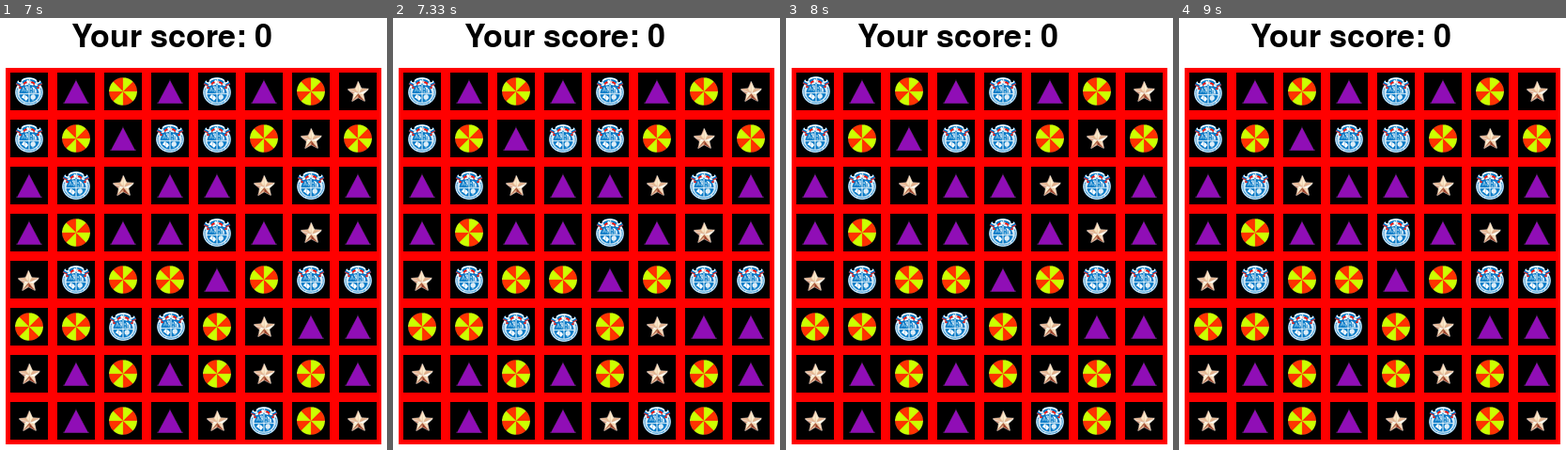
Above: before the commit, frames 1-4 (left to right).
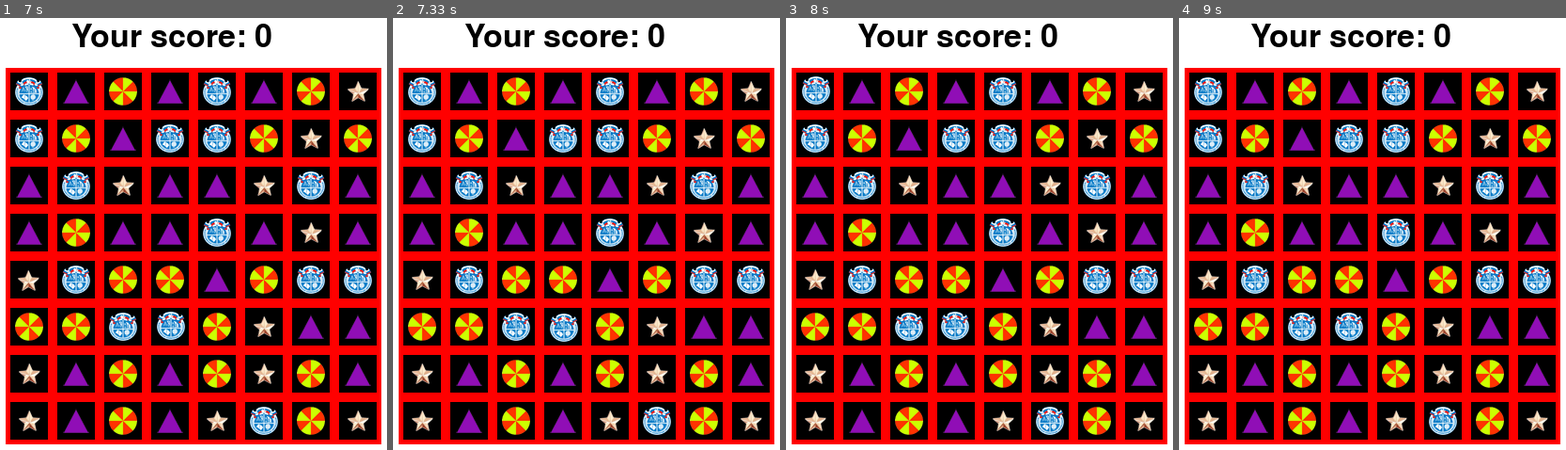
Above: after the commit, the same moments.

Repository: kbogomolov95/ProjectPyGame
Game: pygame game, started from ui.py
Same seed, same stepped clock (60 frames per second), same inputs: the game is played once before the commit and once after it.
Inputs (mouse positions are in pixels of both pictures, inside the frame that each line leads up to):
- Up to frame 1 (7 s): press the mouse at (243, 246) at 0.37 s; move the mouse to (150, 229) at 0.47 s; release the mouse at (61, 212) at 0.6 s; press the mouse at (243, 246) at 0.7 s; move the mouse to (143, 121) at 0.8 s; release the mouse at (outside the picture) at 0.93 s; right-click (174, 406) at 1.55 s; click (73, 385) at 1.88 s; right-click (294, 424) at 2.72 s; press the mouse at (294, 424) at 3.03 s; move the mouse to (166, 303) at 3.13 s; release the mouse at (38, 182) at 3.27 s; click (3, 242) at 3.38 s; press the mouse at (3, 242) at 3.7 s; move the mouse to (27, 251) at 3.8 s; release the mouse at (46, 264) at 3.93 s; right-click (348, 246) at 5.05 s; press the mouse at (348, 246) at 5.37 s; move the mouse to (158, 255) at 5.47 s; release the mouse at (outside the picture) at 5.6 s; right-click (321, 419) at 6.22 s; click (178, 311) at 6.55 s
- Up to frame 2 (7.33 s): no input
- Up to frame 3 (8 s): right-click (855, 87) at 7.38 s; press the mouse at (855, 87) at 7.7 s; move the mouse to (809, 52) at 7.8 s; release the mouse at (outside the picture) at 7.93 s
- Up to frame 4 (9 s): right-click (outside the picture) at 8.55 s

Frame 1 is identical in both runs. In frame 2, 0.1% of the frame differs, in the area x 4-11%, y 58-64%; in frame 3, 0.1%; in frame 4, 0.7%, in the area x 3-48%, y 13-75%.

Commit message:
все свапается, пропадает и появляется, но иногда (редко) при свапе немного багуется анимация

Diff:
--- a/logic.py
+++ b/logic.py
@@ -9,6 +9,7 @@
 s = set()
 
 score = 0
+
 
 def optional_elems(coords, binary_matrix, size):
     global s
@@ -74,13 +75,17 @@
                 matrix[i][j] = 0
 
 
-def new_consequences(matrix, size):
+def new_consequences(matrix, size, check=False):
     global score
     coords_of_conseq = set()
     for y in range(N):
         coords_of_conseq = coords_of_conseq.union(matching(to_binary_matrix(copy.deepcopy(matrix), size, y + 1), size))
-    score += len(coords_of_conseq)
-    zero_replacing(matrix, size, coords_of_conseq)
+    if not check:
+        score += len(coords_of_conseq)
+        zero_replacing(matrix, size, coords_of_conseq)
+    else:
+        return coords_of_conseq
+
 
 class Area:
     def __init__(self, size, N):
--- a/ui.py
+++ b/ui.py
@@ -198,33 +198,34 @@
         if event.type == pygame.QUIT:
             running = False
 
-        if event.type == pygame.MOUSEBUTTONUP:
-            # нажатие на левую кнопку - отмена выбора
-            if event.button == 3:
-                pos1 = event.pos
-                params['selected'] = False
-                all_sprites.update(params, pos1)
-                # стираем что бы перестало подаваться
-                pos1 = None
+        if event.type != pygame.MOUSEBUTTONUP:
+            continue
+        # нажатие на левую кнопку - отмена выбора
+        if event.button == 3:
+            pos1 = event.pos
+            params['selected'] = False
+            all_sprites.update(params, pos1)
+            # стираем что бы перестало подаваться
+            pos1 = None
+            pos2 = None
+            continue
+        # если уже выбрали первую, то выбираем вторую фигурку
+        params['selected'] = True
+        if pos1 is None:
+            pos1 = event.pos
+            all_sprites.update(params, pos1)
+        else:
+            pos2 = event.pos
+            params['selected'] = False
+            if neighbourhood(get_i_j(pos1), get_i_j(pos2)):
+                all_sprites.update(params, pos2)
+                mov1 = calc(pos1, pos2)
+                mov2 = calc(pos2, pos1)
+                timer = 16
+            else:
                 pos2 = None
-            # иначе выбираем новую
-            else:
-                # если уже выбрали первую, то выбираем вторую фигурку
                 params['selected'] = True
-                if pos1 is None:
-                    pos1 = event.pos
-                    all_sprites.update(params, pos1)
-                else:
-                    pos2 = event.pos
-                    params['selected'] = False
-                    if neighbourhood(get_i_j(pos1), get_i_j(pos2)):
-                        all_sprites.update(params, pos2)
-                        mov1 = calc(pos1, pos2)
-                        mov2 = calc(pos2, pos1)
-                        timer = 16
-                    else:
-                        pos2 = None
-                        params['selected'] = True
+
     if timer2:
         timer2 -= 1
     if timer:
@@ -261,6 +262,9 @@
     if timer2 == 1:
         update_map(waited=True)
         params['waiting'] = False
+        update_map((0, 0), (0, 0))
+        timer2 = 50
+    # params['waiting'] = False
 
 pygame.quit()
 
